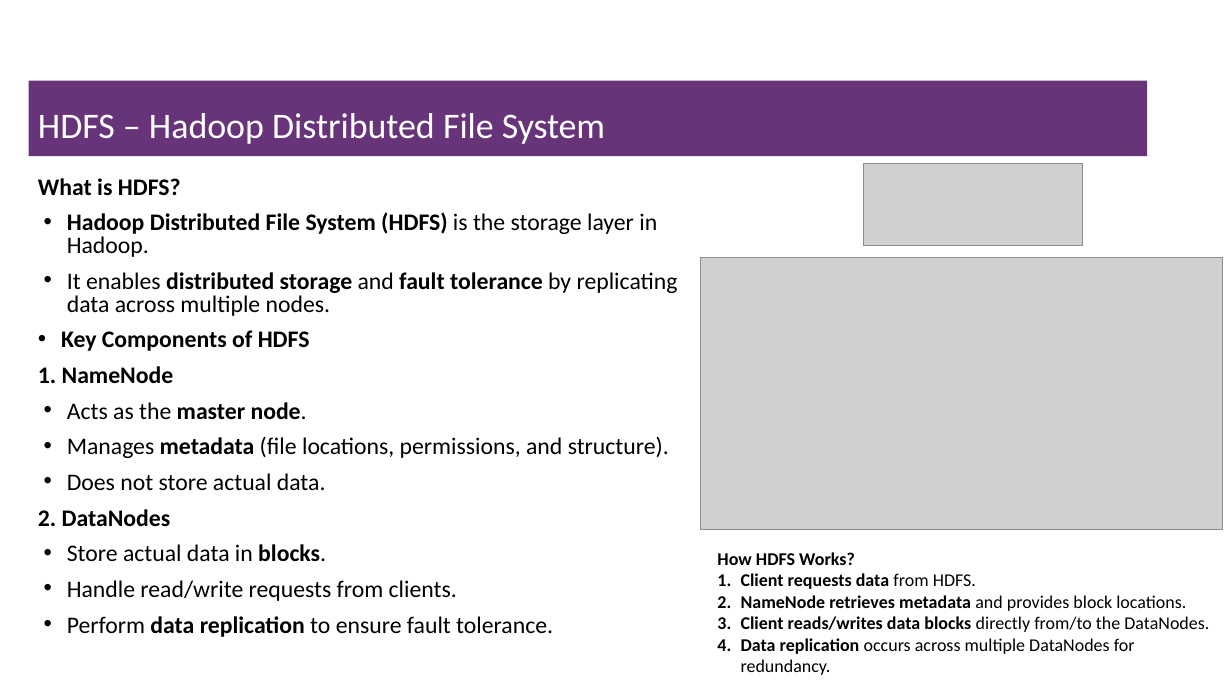
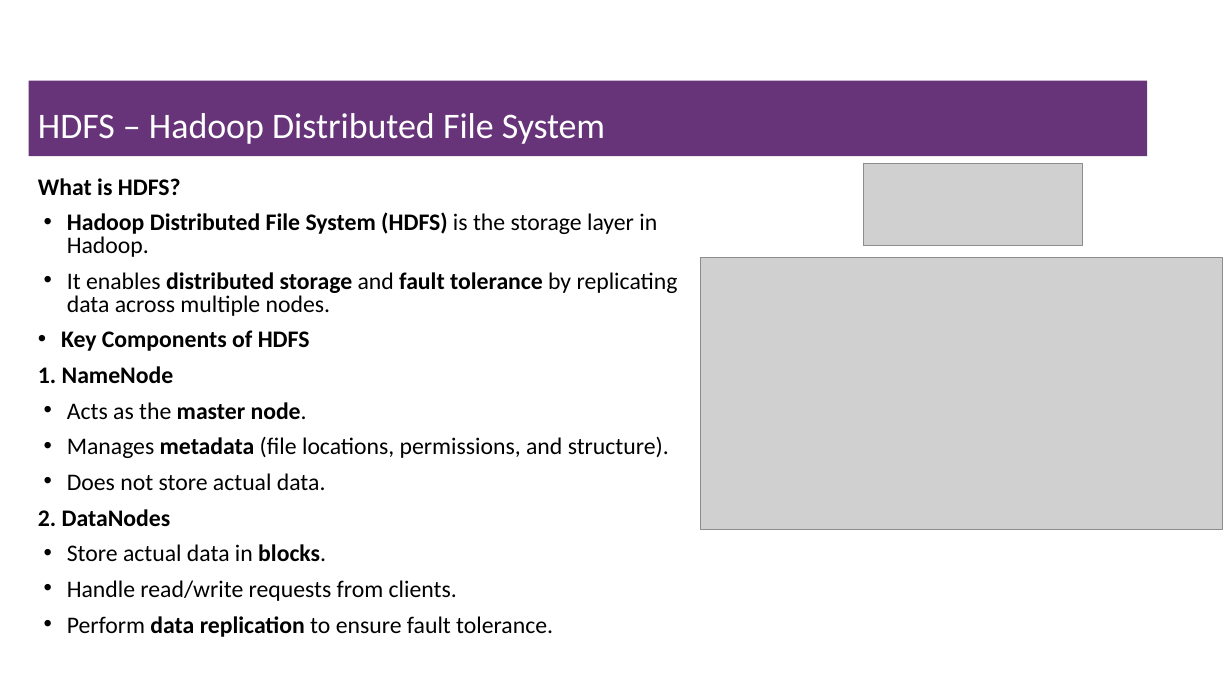
Before and after one commit to msfasha/307401-Big-Data, a slide deck: slide 8 of 20243/section_2_introduction_to_hadoop_eco_system/2-Introduction to Hadoop Eco System.pptx (slide 9 before the commit). Drawn at 1232x693 pixels with LibreOffice and Linux fonts; fonts in the diff are those of the drawing; grey boxes stand for pictures; background and template pictures are left out. Boxes give left, top, right and bottom in pixels: in the first picture for what was removed or moved away, otherwise in the second. Text is boxed around its words. In the diff, an @@ line names an element or a change of style, - is before the commit and + after.

Commit message:
update hadoop echo system

```diff
--- a/20243/section_2_introduction_to_hadoop_eco_system/2-Introduction to Hadoop Eco System.pptx
+++ b/20243/section_2_introduction_to_hadoop_eco_system/2-Introduction to Hadoop Eco System.pptx
@@ text removed at [717, 552, 1209, 675] @@
-How HDFS Works?
-1. Client requests data from HDFS.
-2. NameNode retrieves metadata and provides block locations.
-3. Client reads/writes data blocks directly from/to the DataNodes.
-4. Data replication occurs across multiple DataNodes for redundancy.
```
Also in this commit, not shown: 4 other slides changed, 5 slides added, 3 slides removed, 2 other files.
